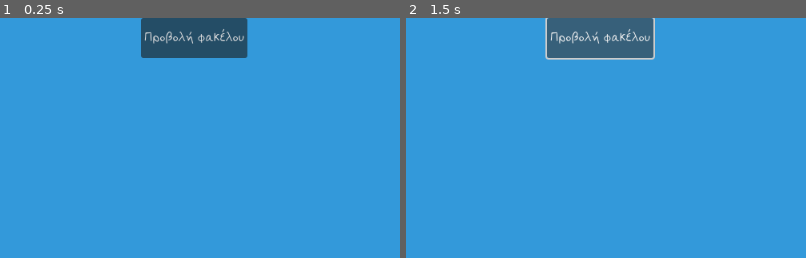
Above: before the commit, frames 1-2 (left to right).
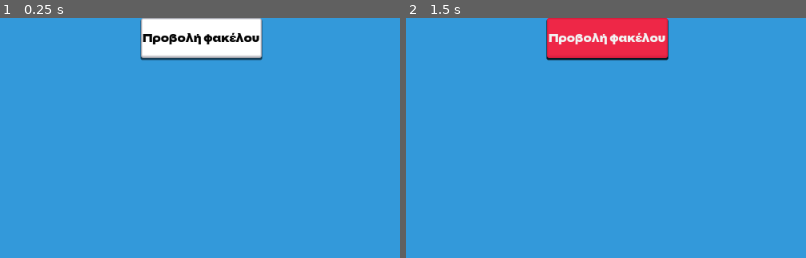
Above: after the commit, the same moments.

Repository: spyros-papadimitriou/citizenship-godot
Game: Godot game, scene res://scenes/PersonScene.tscn
Two runs of this game, one before a commit and one after it. Both use one fixed random seed, a clock stepped at 60 frames per second and the inputs below. This scene is started directly instead of the project's main scene.
Inputs:
- Up to frame 1 (0.25 s): no input
- Up to frame 2 (1.5 s): click "Προβολή φακέλου" at 0.5 s; click "Προβολή φακέλου" at 1.25 s
The pictures show only the part of the screen within x 4-54%, y 0-50%; the shares and areas given below are measured in that part.

The runs differ from the first frame. In frame 1, 5.5% of the frame differs, in the area x 35-66%, y 0-18%; in frame 2, 5.5%, in the area x 34-66%, y 0-18%.

Commit message:
Popup facilities theme ready

Diff:
--- a/scenes/InGame.gd
+++ b/scenes/InGame.gd
@@ -72,7 +72,8 @@
 		facilities_container.add_child(facility_scene_instance)
 		facility_scene_instance.set_facility(facility)
 		facility_scene_instance.connect("facility_selected", Callable(self, "select_facility"))
-	popup_facilites_panel.size = Vector2(300, (i + 2) * (50 + 10) + 20)
+	popup_facilites_panel.size = Vector2(300, (i + 2) * (50 + 10))
+	popup_facilities.size.y = popup_facilites_panel.size.y + 50
 	button_close_facilities = Button.new()
 	button_close_facilities.size = Vector2(200, 50)
 	button_close_facilities.text = "Κλείσιμο"
@@ -91,7 +92,8 @@
 		candidate_locations_container.add_child(candidate_location_scene_instance)
 		candidate_location_scene_instance.set_location(candidate_location)
 		candidate_location_scene_instance.connect("location_selected", Callable(self, "select_location"))
-	popup_candidate_locations_panel.size = Vector2(300, (i + 2) * (50 + 10) + 20)
+	popup_candidate_locations_panel.size = Vector2(300, (i + 2) * (50 + 10))
+	popup_candidate_locations.size.y = popup_candidate_locations_panel.size.y + 50
 	button_close_candidate_locations = Button.new()
 	button_close_candidate_locations.text = "Κλείσιμο"
 	button_close_candidate_locations.custom_minimum_size= Vector2(260, 50)
--- a/scenes/InGame.tscn
+++ b/scenes/InGame.tscn
@@ -131,9 +131,11 @@
 text = "Επιστροφή"
 
 [node name="PopupFacilities" type="Popup" parent="."]
+transparent_bg = true
 position = Vector2i(325, 125)
-size = Vector2i(350, 350)
+size = Vector2i(350, 100)
 always_on_top = true
+transparent = true
 
 [node name="Panel" type="Panel" parent="PopupFacilities"]
 custom_minimum_size = Vector2(350, 50)
--- a/scenes/PersonScene.tscn
+++ b/scenes/PersonScene.tscn
@@ -1,7 +1,8 @@
-[gd_scene load_steps=3 format=3 uid="uid://b6o753ytm8dwk"]
+[gd_scene load_steps=4 format=3 uid="uid://b6o753ytm8dwk"]
 
 [ext_resource type="Script" path="res://scenes/PersonScene.gd" id="1"]
 [ext_resource type="FontFile" path="res://assets/fonts/regular.tres" id="2"]
+[ext_resource type="Theme" uid="uid://cd8yqy8uogmvo" path="res://themes/RedTheme.tres" id="3_tl6b6"]
 
 [node name="PersonScene" type="Node2D"]
 script = ExtResource("1")
@@ -21,7 +22,7 @@
 [node name="Button" type="Button" parent="GridContainer"]
 custom_minimum_size = Vector2(100, 50)
 layout_mode = 2
-theme_override_fonts/font = ExtResource("2")
+theme = ExtResource("3_tl6b6")
 text = "Προβολή φακέλου"
 
 [connection signal="pressed" from="GridContainer/Button" to="." method="_on_Button_pressed"]
